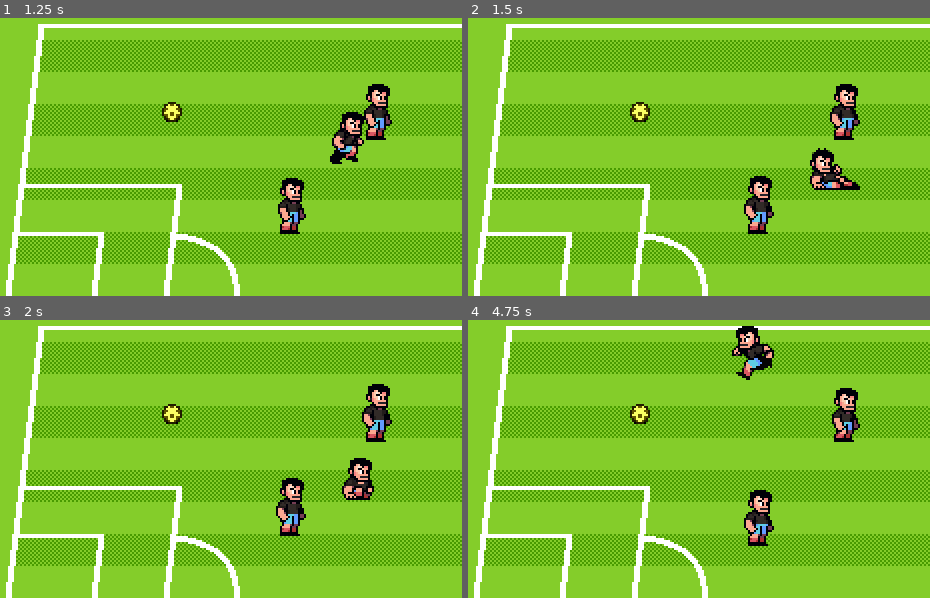
Above: before the commit, frames 1-4 (two rows, left to right).
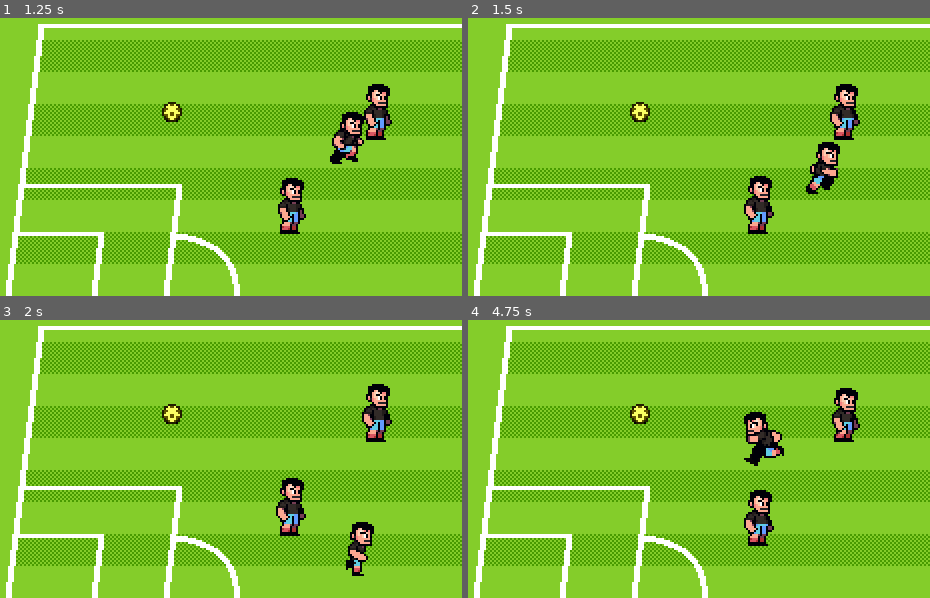
Above: after the commit, the same moments.

Repository: salty-max/kickoff
Game: Godot game, scene res://scenes/world.tscn
Two runs of this game, one before a commit and one after it. Both use one fixed random seed, a clock stepped at 60 frames per second and the inputs below.
Inputs:
- Up to frame 1 (1.25 s): hold D (p1_right) from 0.53 s (still down); tap C (p1_pass) at 0.6 s
- Up to frame 2 (1.5 s): release D (p1_right) at 1.28 s; hold S (p1_down) from 1.28 s (still down); tap V (p1_shoot) at 1.35 s
- Up to frame 3 (2 s): keep holding S (p1_down)
- Up to frame 4 (4.75 s): release S (p1_down) at 2.03 s; hold D (p1_right) 2.03-2.78 s; tap one key every 0.75 s from 2.1 s: Down (p2_down) Left (p2_left) , (p2_pass) Right (p2_right); hold W (p1_up) 2.78-3.53 s; hold A (p1_left) from 3.53 s (still down)

Frame 1 is identical in both runs. In frame 2, 1.0% of the frame differs, in the area x 73-85%, y 44-64%; in frame 3, 1.6%; in frame 4, 2.0%, in the area x 57-69%, y 2-53%.

Commit message:
added prep shot state

Diff:
--- a/project.godot
+++ b/project.godot
@@ -23,8 +23,8 @@
 
 window/size/viewport_width=280
 window/size/viewport_height=180
-window/size/window_width_override=1960
-window/size/window_height_override=1260
+window/size/window_width_override=1400
+window/size/window_height_override=900
 window/stretch/mode="viewport"
 window/stretch/scale_mode="integer"
 
--- a/scenes/characters/character_states/player_state_moving.gd
+++ b/scenes/characters/character_states/player_state_moving.gd
@@ -13,8 +13,11 @@
 	var direction := KeyUtils.get_input_vector(player.control_scheme)
 	player.velocity = direction * player.speed
 
-	if player.velocity != Vector2.ZERO and KeyUtils.is_action_just_pressed(player.control_scheme, KeyUtils.Action.SHOOT):
-		state_transition_requested.emit(Player.State.TACKLING)
+	if player.has_ball() and KeyUtils.is_action_just_pressed(player.control_scheme, KeyUtils.Action.SHOOT):
+		state_transition_requested.emit(Player.State.PREPPING_SHOT)
+
+	#if player.velocity != Vector2.ZERO and KeyUtils.is_action_just_pressed(player.control_scheme, KeyUtils.Action.SHOOT):
+		#state_transition_requested.emit(Player.State.TACKLING)
 
 
 func set_movement_animation() -> void:
--- /dev/null
+++ b/scenes/characters/character_states/player_state_prepping_shot.gd
@@ -0,0 +1,27 @@
+class_name PlayerStatePreppingShot
+extends PlayerState
+
+const MAX_BONUS_DELAY := 1000.0
+const EASE_REWARD_FACTOR := 2.0
+
+var shot_direction := Vector2.ZERO
+var time_start_shot = Time.get_ticks_msec()
+
+
+func _enter_tree() -> void:
+	time_start_shot = Time.get_ticks_msec()
+	player.velocity = Vector2.ZERO
+	player.update_animation("prep_kick")
+
+
+func _physics_process(delta: float) -> void:
+	shot_direction += KeyUtils.get_input_vector(player.control_scheme) * delta
+
+	if KeyUtils.is_action_just_released(player.control_scheme, KeyUtils.Action.SHOOT):
+		var press_duration = clampf(Time.get_ticks_msec() - time_start_shot, 0.0, MAX_BONUS_DELAY)
+		var ease_time: float = press_duration / MAX_BONUS_DELAY
+		var bonus := ease(ease_time, EASE_REWARD_FACTOR)
+		var shot_power: float = player.power * (1 + bonus)
+
+		shot_direction = shot_direction.normalized()
+		print(shot_power, shot_direction)
--- /dev/null
+++ b/scenes/characters/character_states/player_state_shooting.gd
@@ -0,0 +1,2 @@
+class_name PlayerStateShooting
+extends PlayerState
--- a/scenes/characters/player.gd
+++ b/scenes/characters/player.gd
@@ -10,11 +10,15 @@
 enum State {
 	MOVING,
 	TACKLING,
-	RECOVERING
+	RECOVERING,
+	PREPPING_SHOT,
+	SHOOTING
 }
 
 @export var control_scheme: ControlScheme
 @export var speed: float = 80.0
+@export var power: float = 70.0
+@export var ball: Ball
 
 @onready var animation_player: AnimationPlayer = $AnimationPlayer
 @onready var sprite: Sprite2D = $Sprite
@@ -67,3 +71,7 @@
 func update_animation(anim_name: String) -> void:
 	assert(animation_player.has_animation(anim_name), str("No animation named %s for Player", [anim_name]))
 	animation_player.play(anim_name)
+
+
+func has_ball() -> bool:
+	return ball.carrier == self
--- a/scenes/characters/player.tscn
+++ b/scenes/characters/player.tscn
@@ -90,10 +90,47 @@
 "values": [18]
 }
 
+[sub_resource type="Animation" id="Animation_6eyoc"]
+resource_name = "prep_kick"
+length = 0.1
+loop_mode = 1
+step = 0.1
+tracks/0/type = "value"
+tracks/0/imported = false
+tracks/0/enabled = true
+tracks/0/path = NodePath("Sprite:frame")
+tracks/0/interp = 1
+tracks/0/loop_wrap = true
+tracks/0/keys = {
+"times": PackedFloat32Array(0),
+"transitions": PackedFloat32Array(1),
+"update": 1,
+"values": [48]
+}
+
+[sub_resource type="Animation" id="Animation_eojnx"]
+resource_name = "kick"
+length = 0.15
+step = 0.05
+tracks/0/type = "value"
+tracks/0/imported = false
+tracks/0/enabled = true
+tracks/0/path = NodePath("Sprite:frame")
+tracks/0/interp = 1
+tracks/0/loop_wrap = true
+tracks/0/keys = {
+"times": PackedFloat32Array(0, 0.05, 0.1),
+"transitions": PackedFloat32Array(1, 1, 1),
+"update": 1,
+"values": [49, 50, 51]
+}
+
 [sub_resource type="AnimationLibrary" id="AnimationLibrary_dyp2m"]
 _data = {
 &"RESET": SubResource("Animation_76oj4"),
 &"idle": SubResource("Animation_yewv4"),
+&"kick": SubResource("Animation_eojnx"),
+&"prep_kick": SubResource("Animation_6eyoc"),
 &"recover": SubResource("Animation_kqtwu"),
 &"run": SubResource("Animation_dyp2m"),
 &"tackle": SubResource("Animation_atpat")
--- a/scenes/characters/player_state_factory.gd
+++ b/scenes/characters/player_state_factory.gd
@@ -6,8 +6,10 @@
 func _init() -> void:
 	states = {
 		Player.State.MOVING: PlayerStateMoving,
+		Player.State.PREPPING_SHOT: PlayerStatePreppingShot,
+		Player.State.RECOVERING: PlayerStateRecovering,
+		Player.State.SHOOTING: PlayerStateShooting,
 		Player.State.TACKLING: PlayerStateTackling,
-		Player.State.RECOVERING: PlayerStateRecovering
 	}
 
 
--- a/scenes/world.tscn
+++ b/scenes/world.tscn
@@ -27,16 +27,19 @@
 [node name="Actors" type="Node2D" parent="."]
 y_sort_enabled = true
 
-[node name="Player" parent="Actors" instance=ExtResource("4_k0juu")]
+[node name="Player" parent="Actors" node_paths=PackedStringArray("ball") instance=ExtResource("4_k0juu")]
 position = Vector2(169, 114)
 control_scheme = 1
+ball = NodePath("../Ball")
 
-[node name="Player2" parent="Actors" instance=ExtResource("4_k0juu")]
+[node name="Player2" parent="Actors" node_paths=PackedStringArray("ball") instance=ExtResource("4_k0juu")]
 position = Vector2(195, 149)
 control_scheme = 2
+ball = NodePath("../Ball")
 
-[node name="Player3" parent="Actors" instance=ExtResource("4_k0juu")]
+[node name="Player3" parent="Actors" node_paths=PackedStringArray("ball") instance=ExtResource("4_k0juu")]
 position = Vector2(238, 102)
+ball = NodePath("../Ball")
 
 [node name="Ball" parent="Actors" instance=ExtResource("5_71j4m")]
 position = Vector2(135, 93)
Not shown, added: scenes/characters/character_states/player_state_prepping_shot.gd.uid
Not shown, added: scenes/characters/character_states/player_state_shooting.gd.uid
Not shown: 1 places in scenes/characters/player.tscn that only renumber resources
